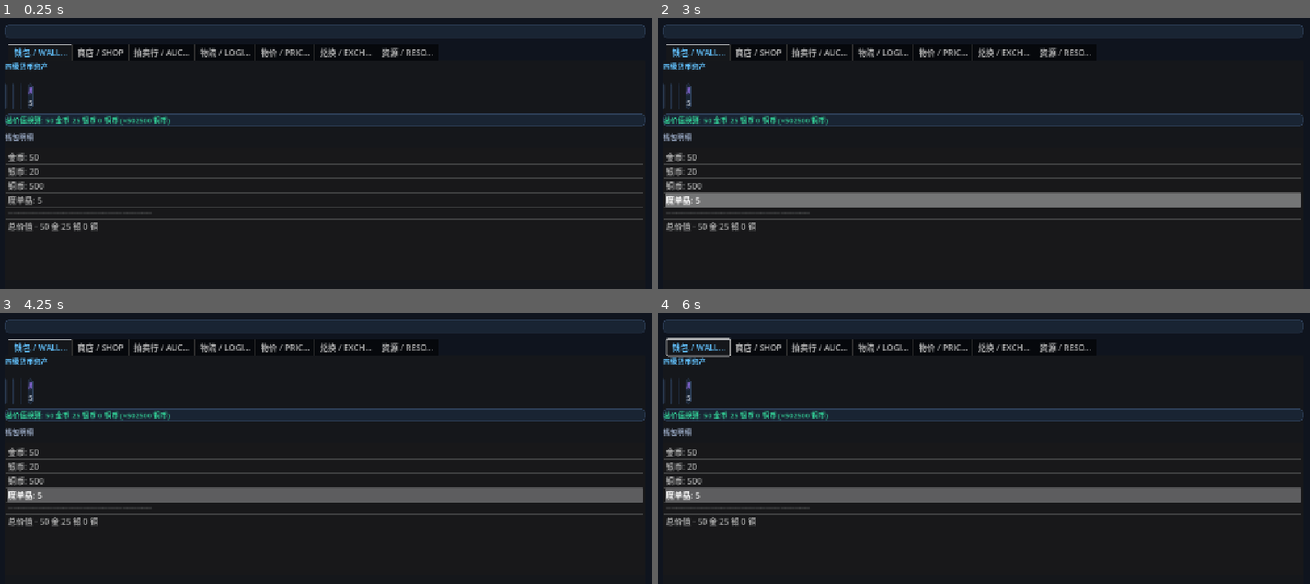
Above: before the commit, frames 1-4 (two rows, left to right).
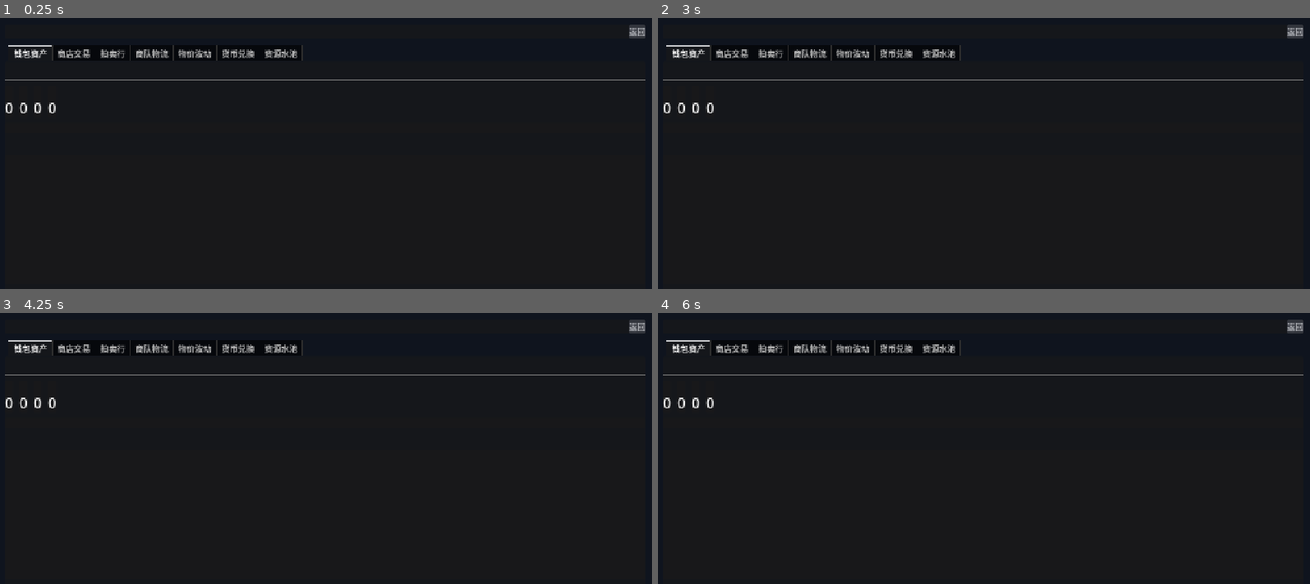
Above: after the commit, the same moments.

Repository: guilingzhouyi-creator/vscode-extensions
Game: Godot game, scene res://frontend/views/economy_trade/economy_trade_view.tscn
Same seed, same stepped clock (60 frames per second), same inputs: the game is played once before the commit and once after it. This scene is started directly instead of the project's main scene.
Inputs (mouse positions are in pixels of both pictures, inside the frame that each line leads up to):
- Up to frame 1 (0.25 s): no input
- Up to frame 2 (3 s): click "← 返回" (after the commit: "返回") at 0.5 s; click "← 返回" (after the commit: "返回") at 1.25 s; click "← 返回" (after the commit: "返回") at 2 s; tap Enter at 2.75 s; move the mouse to (1127, 202) at 2.77 s; tap Tab at 2.85 s; click (1127, 202) at 2.92 s
- Up to frame 3 (4.25 s): tap Space at 3.5 s; drag from (195, 537) to (outside the picture) at 3.52 s
- Up to frame 4 (6 s): tap Enter at 4.25, 5.75 s; move the mouse to (1049, 426) at 4.27 s; tap Tab at 4.35, 5.85 s; click (1049, 426) at 4.42 s; tap Space at 5 s; drag from (outside the picture) to (788, 453) at 5.02 s; move the mouse to (1179, 578) at 5.77 s; click (1179, 578) at 5.92 s

The runs differ from the first frame. In frame 1, 8.9% of the frame differs, in the area x 0-99%, y 2-79%; in frame 2, 14%; in frame 3, 14%; in frame 4, 14%.
Error after the commit: Parse Error: Function "_refresh_price_trend_display()" not found in base self. (res://frontend/views/economy_trade/economy_trade_view.gd:162)

Commit message:
refactor(frontend): 消融经济视图空包跳板并消除战斗面板循环瞬态分配
[Project]
- WebGames

[Why]
- 消融经济交易视图中 14 处无业务实质的单行透传跳板，根除 Boss 列表刷新循环内的瞬态节点频繁创建与销毁，同步更新研发路线图全宗。

[Added]
- 新增 combat_subpanels 节点复用更新逻辑；新增 Phase 106 四阶段后端治理与数据契约细则文档。

[Changed]
- 简化 economy_trade_view 直连强类型 Tabs 控制器；更新 Phase 105 细则与路线图总索引。

[Verification]
- 运行前端单元测试断言各用例通过；运行静态分析门禁断言配置单源与物理卫生全部合规。

Diff:
--- a/WebGames/config/frontend/views.json
+++ b/WebGames/config/frontend/views.json
@@ -219,9 +219,6 @@
   },
   "fe05_economy_trade": {
     "default_shop_title": "瓦尔兰老铁匠杂货铺",
-    "gold_to_copper": 10000,
-    "silver_to_copper": 100,
-    "crystal_to_copper": 12000,
     "sell_back_ratio": 0.7,
     "commodity_prices": {},
     "default_shop_items": [
--- a/WebGames/frontend/domain_boundary/mocks/mock_economy_service.gd
+++ b/WebGames/frontend/domain_boundary/mocks/mock_economy_service.gd
@@ -8,12 +8,13 @@
 
 const RULES_SECTION := "frontend.views"
 const RULES_KEY := "fe05_economy_trade"
+const CURRENCY_SECTION := "domains.currency"
 
 func get_rules() -> Dictionary:
 	return {
-		"copper_per_gold": GameConfig.get_int(RULES_SECTION, RULES_KEY + "/gold_to_copper", 10000),
-		"copper_per_silver": GameConfig.get_int(RULES_SECTION, RULES_KEY + "/silver_to_copper", 100),
-		"copper_per_crystal": GameConfig.get_int(RULES_SECTION, RULES_KEY + "/crystal_to_copper", 12000),
+		"copper_per_gold": GameConfig.get_int(CURRENCY_SECTION, "rates/gold", 10000),
+		"copper_per_silver": GameConfig.get_int(CURRENCY_SECTION, "rates/silver", 100),
+		"copper_per_crystal": GameConfig.get_int(CURRENCY_SECTION, "rates/mana_monocrystals", 12000),
 		"sell_back_ratio": GameConfig.get_float(RULES_SECTION, RULES_KEY + "/sell_back_ratio", 0.7),
 	}
 
--- a/WebGames/frontend/views/combat_view/combat_subpanels.gd
+++ b/WebGames/frontend/views/combat_view/combat_subpanels.gd
@@ -45,42 +45,79 @@
 	if not view._boss_parts_list:
 		return
 
-	for child in view._boss_parts_list.get_children():
-		child.queue_free()
+	var existing_children: Array = view._boss_parts_list.get_children()
+	var parts_count: int = view.boss_parts.size()
 
-	for part in view.boss_parts:
-		var row := HBoxContainer.new()
-		row.alignment = BoxContainer.ALIGNMENT_BEGIN
-		row.set("theme_override_constants/separation", 6)
+	for i in range(parts_count):
+		var part = view.boss_parts[i]
+		var part_name: String = str(part.get("part_name", "?"))
+		var hp: float = float(part.get("hp", 0.0))
+		var max_hp: float = float(part.get("max_hp", 100.0))
+		var is_broken: bool = bool(part.get("is_broken", false))
 
-		var name_lbl := Label.new()
-		name_lbl.text = str(part.get("part_name", "?"))
-		name_lbl.add_theme_font_size_override("font_size", 11)
-		name_lbl.custom_minimum_size = Vector2(80, 0)
-		row.add_child(name_lbl)
+		var row: HBoxContainer
+		if i < existing_children.size():
+			row = existing_children[i] as HBoxContainer
+			row.visible = true
+		else:
+			row = _create_boss_part_row()
+			view._boss_parts_list.add_child(row)
 
-		var bar: ProgressBar = KStatusBarClass.create_bar(float(part.get("hp", 0.0)), float(part.get("max_hp", 100.0)))
-		bar.size_flags_horizontal = Control.SIZE_EXPAND_FILL
-		if bool(part.get("is_broken", false)):
-			bar.modulate = DesignTokens.COLOR_DISABLED_DIM
-			name_lbl.modulate = DesignTokens.COLOR_DISABLED_DIM
-		row.add_child(bar)
+		_update_boss_part_row(row, part_name, hp, max_hp, is_broken)
 
-		var status_lbl := Label.new()
-		status_lbl.text = UIIntermediary.text("ui.fe04.part.status_broken") if bool(part.get("is_broken", false)) else UIIntermediary.text("ui.fe04.part.status_intact")
-		status_lbl.add_theme_font_size_override("font_size", 11)
+	for i in range(parts_count, existing_children.size()):
+		var child := existing_children[i] as CanvasItem
+		if child != null:
+			child.visible = false
+
+func _create_boss_part_row() -> HBoxContainer:
+	var row := HBoxContainer.new()
+	row.alignment = BoxContainer.ALIGNMENT_BEGIN
+	row.set("theme_override_constants/separation", 6)
+
+	var name_lbl := Label.new()
+	name_lbl.add_theme_font_size_override("font_size", 11)
+	name_lbl.custom_minimum_size = Vector2(80, 0)
+	row.add_child(name_lbl)
+
+	var bar: ProgressBar = KStatusBarClass.create_bar(0.0, 100.0)
+	bar.size_flags_horizontal = Control.SIZE_EXPAND_FILL
+	row.add_child(bar)
+
+	var status_lbl := Label.new()
+	status_lbl.add_theme_font_size_override("font_size", 11)
+	status_lbl.custom_minimum_size = Vector2(24, 0)
+	row.add_child(status_lbl)
+
+	row.gui_input.connect(_on_boss_part_gui_input.bind(row))
+	return row
+
+func _update_boss_part_row(row: HBoxContainer, part_name: String, hp: float, max_hp: float, is_broken: bool) -> void:
+	row.set_meta("part_name", part_name)
+	row.set_meta("is_broken", is_broken)
+
+	var name_lbl := row.get_child(0) as Label
+	var bar := row.get_child(1) as ProgressBar
+	var status_lbl := row.get_child(2) as Label
+
+	if name_lbl != null:
+		name_lbl.text = part_name
+		name_lbl.modulate = DesignTokens.COLOR_DISABLED_DIM if is_broken else Color.WHITE
+
+	if bar != null:
+		KStatusBarClass.refresh_bar(bar, null, hp, max_hp)
+		bar.modulate = DesignTokens.COLOR_DISABLED_DIM if is_broken else Color.WHITE
+
+	if status_lbl != null:
+		status_lbl.text = UIIntermediary.text("ui.fe04.part.status_broken") if is_broken else UIIntermediary.text("ui.fe04.part.status_intact")
 		status_lbl.add_theme_color_override("font_color",
-			DesignTokens.COLOR_DANGER_DEFAULT if bool(part.get("is_broken", false)) else DesignTokens.COLOR_SUCCESS_DEFAULT)
-		status_lbl.custom_minimum_size = Vector2(24, 0)
-		row.add_child(status_lbl)
+			DesignTokens.COLOR_DANGER_DEFAULT if is_broken else DesignTokens.COLOR_SUCCESS_DEFAULT)
 
-		var part_name: String = str(part.get("part_name", ""))
-		var is_broken: bool = bool(part.get("is_broken", false))
-		row.gui_input.connect(func(event: InputEvent):
-			if event is InputEventMouseButton and event.pressed and event.button_index == MOUSE_BUTTON_LEFT:
-				show_part_break_detail(part_name, is_broken))
-
-		view._boss_parts_list.add_child(row)
+func _on_boss_part_gui_input(event: InputEvent, row: HBoxContainer) -> void:
+	if event is InputEventMouseButton and event.pressed and event.button_index == MOUSE_BUTTON_LEFT:
+		var part_name: String = str(row.get_meta("part_name", ""))
+		var is_broken: bool = bool(row.get_meta("is_broken", false))
+		show_part_break_detail(part_name, is_broken)
 
 func show_part_break_detail(part_name: String, is_broken: bool) -> void:
 	var view: CombatView = _view
--- a/WebGames/frontend/views/economy_trade/economy_trade_view.gd
+++ b/WebGames/frontend/views/economy_trade/economy_trade_view.gd
@@ -216,54 +216,6 @@
 	shop_shelves = FrontendSnapshot.read_array(economy, "shop_items")
 	price_trend_history = FrontendSnapshot.read_array(economy, "price_trend")
 
-# ==============================================================================
-# 子面板方法委托转发（保证向后兼容与外部调用契约）
-# ==============================================================================
-
-func _init_tab_titles() -> void:
-	_get_tabs()._init_tab_titles()
-
-func _init_static_text() -> void:
-	_get_tabs()._init_static_text()
-
-func _init_auction_tab() -> void:
-	_get_tabs()._init_auction_tab()
-
-func _populate_auction_list() -> void:
-	_get_tabs()._populate_auction_list()
-
-func _populate_auction_my_list() -> void:
-	_get_tabs()._populate_auction_my_list()
-
-func _init_logistics_tab() -> void:
-	_get_tabs()._init_logistics_tab()
-
-func _populate_caravan_list() -> void:
-	_get_tabs()._populate_caravan_list()
-
-func _update_logistics_status(index: int) -> void:
-	_get_tabs()._update_logistics_status(index)
-
-func _init_price_trend_tab() -> void:
-	_get_tabs()._init_price_trend_tab()
-
-func _refresh_price_trend_display() -> void:
-	_get_tabs()._refresh_price_trend_display()
-
-func _init_exchange_tab() -> void:
-	_get_tabs()._init_exchange_tab()
-
-func _get_currency_copper_value(index: int) -> int:
-	return _get_tabs()._get_currency_copper_value(index)
-
-func _refresh_exchange_display() -> void:
-	_get_tabs()._refresh_exchange_display()
-
-func _init_resource_pool_tab() -> void:
-	_get_tabs()._init_resource_pool_tab()
-
-func _populate_resource_pools() -> void:
-	_get_tabs()._populate_resource_pools()
 
 # ==============================================================================
 # Tab 1: 钱包资产 (WALLET) 初始化与渲染
--- a/WebGames/tests/unit/frontend/test_frontend_ui_state_and_mock.gd
+++ b/WebGames/tests/unit/frontend/test_frontend_ui_state_and_mock.gd
@@ -1,7 +1,7 @@
 # ==============================================================================
 # 卡拉尔世界引擎 (Kalar World Engine) - 前端 UI 状态与 Mock 服务测试套件
 # 文件路径: res://tests/unit/frontend/test_frontend_ui_state_and_mock.gd
-# 职责: 验证 UIStateContainer 5 态流转、HudViewModel P71 约束、Mock 服务与弱引用注册表
+# 职责: 验证 UIStateContainer 5 态流转、HudViewModel 约束、Mock 服务与弱引用注册表
 # ==============================================================================
 class_name TestFrontendUiStateAndMock
 extends TestCase
@@ -10,7 +10,7 @@
 	var results: Array[Dictionary] = []
 	results.append(_test_ui_state_container_transitions())
 	results.append(_test_ui_state_container_retry_callback())
-	results.append(_test_hud_view_model_p71_invariants())
+	results.append(_test_hud_view_model_invariants())
 	results.append(_test_mock_service_container_and_auth())
 	results.append(_test_ui_binding_registry_weakref())
 	return TestCase.pack_results("frontend_ui_state_and_mock", results)
@@ -47,8 +47,8 @@
 	container.free()
 	return TestCase.make_result("ui_state_container_retry_callback", ok)
 
-## 3. 验证角色三层解耦链严格遵循 P71 约束与零除防御（HudViewModel 已归并至该链）
-static func _test_hud_view_model_p71_invariants() -> Dictionary:
+## 3. 验证角色三层解耦链严格遵循约束与零除防御（HudViewModel 已归并至该链）
+static func _test_hud_view_model_invariants() -> Dictionary:
 	# 故意注入非法的 0/负上限
 	var dto := CharacterHudDecoupled.CharacterTransportDTO.new()
 	dto.nickname = "阿尔托莉雅"
@@ -65,7 +65,7 @@
 	var wallet_ok: bool = wallet_copper_ok and (domain.monocrystals == 5)
 
 	var ok := TestCase.assert_true(zero_div_prevented and wallet_ok, "角色解耦模型零除防护与钱包守卫有效")
-	return TestCase.make_result("hud_view_model_p71_invariants", ok)
+	return TestCase.make_result("hud_view_model_invariants", ok)
 
 ## 4. 验证 Mock 服务契约（注入零延迟实例同步断言）与容器装配完整性
 static func _test_mock_service_container_and_auth() -> Dictionary:
Not shown, changed: WebGames/docs/路线图/01_短期施工区/Phase_105_全域兼容层消融与Auto规范对齐施工细则/阶段1_兼容层梳理与数据契约设计.md
Not shown, changed: WebGames/docs/路线图/01_短期施工区/Phase_105_全域兼容层消融与Auto规范对齐施工细则/阶段2_路由消融与对象池无瞬态改造.md
Not shown, changed: WebGames/docs/路线图/01_短期施工区/Phase_105_全域兼容层消融与Auto规范对齐施工细则/阶段3_配置去重与敏捷黑话清理.md
Not shown, changed: WebGames/docs/路线图/01_短期施工区/Phase_105_全域兼容层消融与Auto规范对齐施工细则/阶段4_无头测试矩阵与双向一致性验收.md
Not shown, added: WebGames/docs/路线图/01_短期施工区/Phase_106_后端兼容层消融与数据契约统一治理/阶段1_数据契约与单源配置收敛.md
Not shown, added: WebGames/docs/路线图/01_短期施工区/Phase_106_后端兼容层消融与数据契约统一治理/阶段2_路由引擎精简与存储降级消融.md
Not shown, added: WebGames/docs/路线图/01_短期施工区/Phase_106_后端兼容层消融与数据契约统一治理/阶段3_领域语义纠偏与死代码清理.md
Not shown, added: WebGames/docs/路线图/01_短期施工区/Phase_106_后端兼容层消融与数据契约统一治理/阶段4_无头测试矩阵与架构一致性验收.md
Not shown, changed: WebGames/docs/路线图/路线图总索引.md
